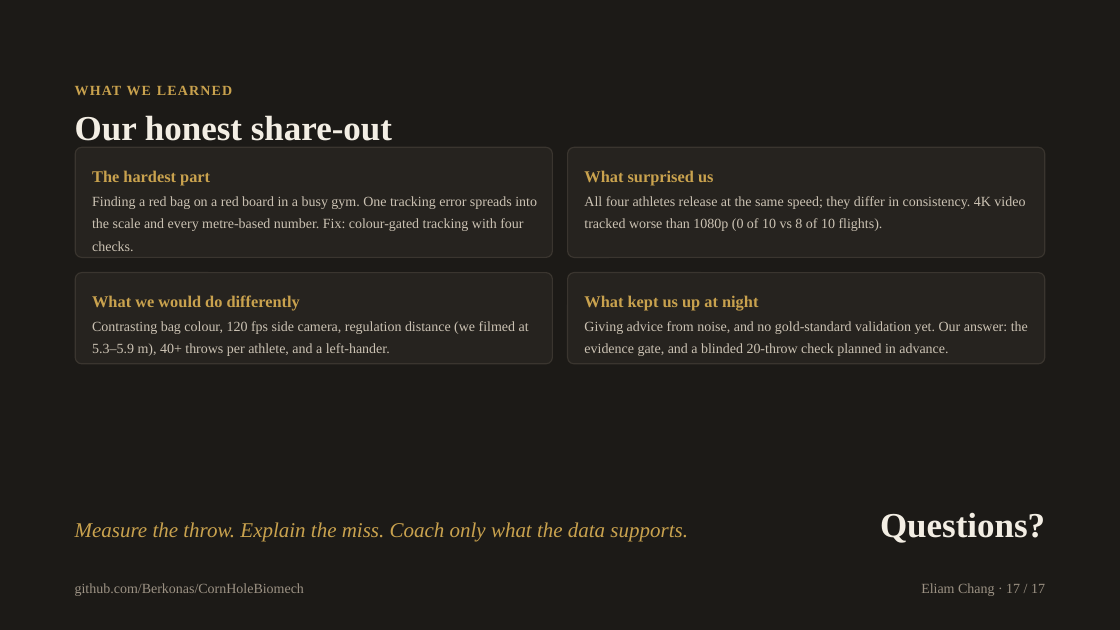
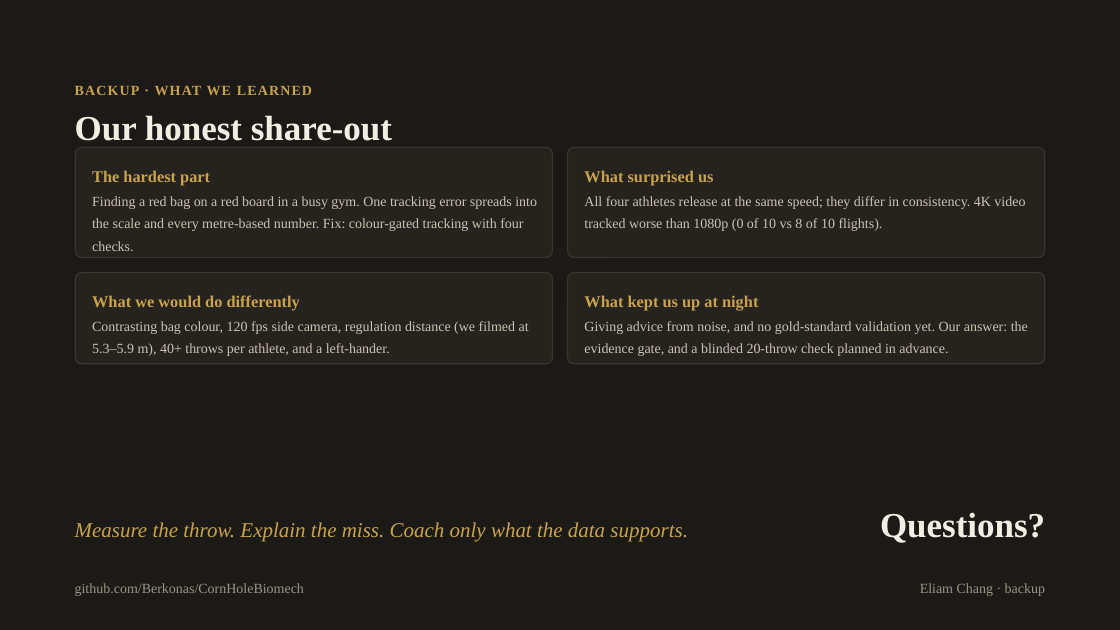
Before and after one commit to Berkonas/CornHoleBiomech, a slide deck: slide 21 of docs/presentation/Cornhole Biomechanics Lab - Final.pptx (slide 17 before the commit). Drawn at 1120x630 pixels with LibreOffice and Linux fonts; fonts in the diff are those of the drawing. Boxes give left, top, right and bottom in pixels: in the first picture for what was removed or moved away, otherwise in the second. Text is boxed around its words. In the diff, an @@ line names an element or a change of style, - is before the commit and + after.

```diff
--- a/docs/presentation/Cornhole Biomechanics Lab - Final.pptx
+++ b/docs/presentation/Cornhole Biomechanics Lab - Final.pptx
@@ text at (75, 85, 312, 95): text changed @@
-WHAT WE LEARNED
+BACKUP · WHAT WE LEARNED
@@ text at (920, 583, 1045, 596): text changed @@
-Eliam Chang · 17 / 17
+Eliam Chang · backup
```
Also in this commit, not shown: 15 other slides changed, 3 slides added, 14 other files.
